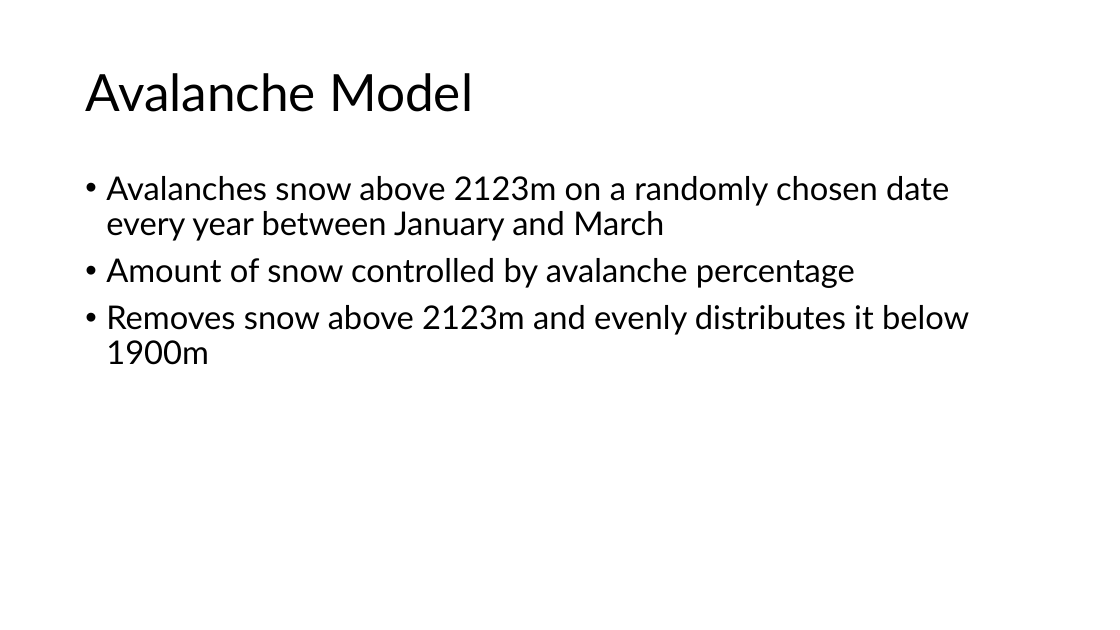
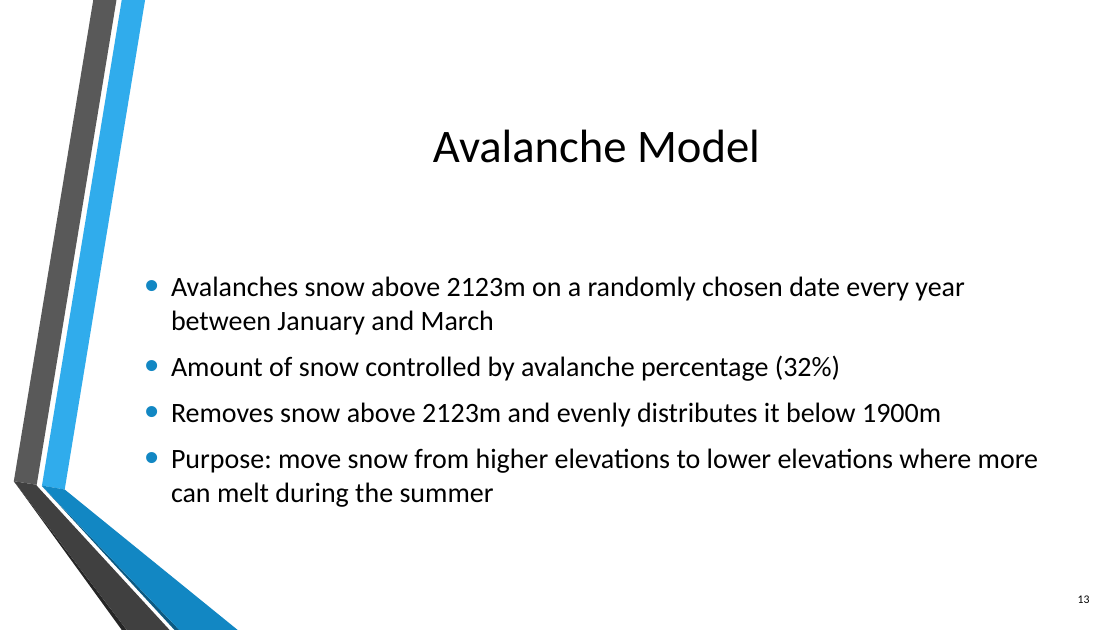
Before and after one commit to kstone3/Senior-Thesis, a slide deck: slide 13 of Thesis/thesis_defense.pptx (slide 12 before the commit). Drawn at 1120x630 pixels with LibreOffice and Linux fonts; fonts in the diff are those of the drawing; background and template pictures are left out. Boxes give left, top, right and bottom in pixels: in the first picture for what was removed or moved away, otherwise in the second. Text is boxed around its words. In the diff, an @@ line names an element or a change of style, - is before the commit and + after.

```diff
--- a/Thesis/thesis_defense.pptx
+++ b/Thesis/thesis_defense.pptx
@@ title "Avalanche Model": place and size @@
-title "Avalanche Model" at <box>85,73,473,112</box>
+title "Avalanche Model" at <box>433,129,760,163</box>
@@ title "Avalanche Model" at <box>433,129,760,163</box>: size 44 to 40 pt, font Lato to Calibri; alignment left to centre; line spacing 0.9 to 1 @@
@@ text "Avalanches snow above 2123m on ...": place and size @@
-text "Avalanches snow above 2123m on ..." at <box>106,176,969,365</box>
+text "Avalanches snow above 2123m on ..." at <box>171,276,1038,507</box>
@@ text "Avalanches snow above 2123m on ..." at <box>171,276,1038,507</box>: vertical alignment top to middle @@
@@ text at <box>171,276,964,427</box>: size 28 to 24 pt, font Lato to Calibri in "Avalanches snow above 2123m on a randomly ...", "Removes snow above 2123m and evenly distributes ..."; indent changed; line spacing 0.9 to 1 @@
@@ text at <box>171,355,840,381</box>: text changed; size 28 to 24 pt; font Lato to Calibri @@
-• Amount of snow controlled by avalanche percentage
+• Amount of snow controlled by avalanche percentage (32%)
@@ text at <box>171,448,1038,507</box>: paragraph added @@
+• Purpose: move snow from higher elevations to lower elevations where more can melt during the summer
@@ group added at <box>13,0,238,630</box>: 6 freeform shapes @@
@@ page number added at <box>1078,595,1090,603</box>, 10 pt, text #000000 @@
+13
```
Also in this commit, not shown: 12 other slides changed, 14 slides added, 4 slides removed, 16 other files.
